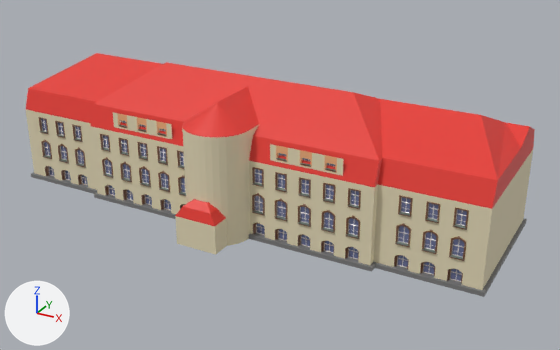
The Blender file Orientierung/Assets/Blenderdateien/A1 - Gutenbergbau/Gutenbergbau.blend, before and after one commit.
The view is the same before and after, from a camera (50 mm lens) standing at (51.6, -77.5, 48.7) and looking at (4.3, 8.4, 5.7). Every picture has the same lights, and +X, +Y and +Z are marked at lower left.

The first picture shows 'Fenster, 1.Stock', 'Fenster, 1.Stock, außen', 'Fenster, 2.Stock', 'Fenster, 2.Stock, außen', 'Fenster, 3.Stock', 'Fenster, keller', 'Fenster, keller, außen', 'Hauptgebäude', 'Unterkante'.
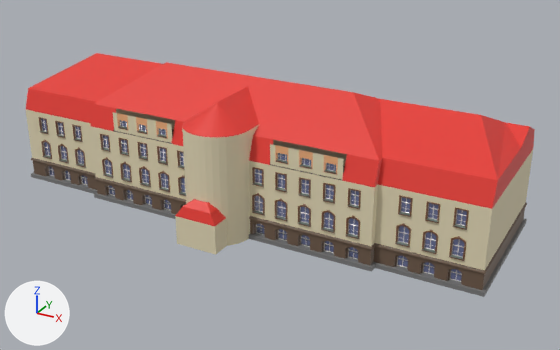
The change, as a diff of the scene's bpy script:
```diff
--- a/Orientierung/Assets/Blenderdateien/A1 - Gutenbergbau/Gutenbergbau.blend.py
+++ b/Orientierung/Assets/Blenderdateien/A1 - Gutenbergbau/Gutenbergbau.blend.py
@@ me_cube @@
 # used by ob_hauptgebäude; location = (0.0, 0.0, 0.0); rotation_euler = (0.0, 0.0, 3.142), in degrees (0, 0, 180)
 # verts and faces of me_cube; kept vertices keep their numbers, new ones are numbered from 322
-me_cube.from_pydata(...)  # 322 vertices, 294 faces, 2 loose edges; spans x -35.0..35.0, y -21.5..6.0, z 0.0..19.0
+me_cube.from_pydata(...)  # 318 vertices, 288 faces, 2 loose edges; spans x -35.0..35.0, y -21.5..6.0, z 0.0..19.0
+# me_cube part 1
+delete_vertices([130, 131])  # with the faces that use them
+# me_cube part 2
+delete_vertices([126, 133])  # with the faces that use them
+# me_cube part 3: 35 faces spanning x -35.0..35.0, y -21.5..0.0, z 0.0..3.0 switch from mat_wandweiß (beige #e7dcba) to mat_kellerstein (brown #6f5a4a)
 me_cube.materials.append(mat_unassigned)
@@ me_kellerfenster @@
 me_kellerfenster.from_pydata(...)  # 240 vertices, 179 faces; spans x -7.46..-4.15, y -0.64..0.0, z 8.5..11.0
 # used by ob_fenster__keller; location = (0.0, 0.0, -8.0); rotation_euler = (0.0, 0.0, 3.142), in degrees (0, 0, 180)
+# me_kellerfenster part 4: all 77 faces that had it switch from mat_fensterumrandung (brown #7c5434) to mat_kellerstein (brown #6f5a4a)
+# me_kellerfenster part 5: all 12 faces that had it switch from mat_wandweiß (beige #e7dcba) to mat_kellerstein (brown #6f5a4a)
 me_kellerfenster.materials.append(mat_fensterglas)
@@ cu_unterkante_001 @@
+cu_unterkante_001 = bpy.data.curves.new('Unterkante.001', 'CURVE')
+cu_unterkante_001.dimensions = '3D'
+_sp = cu_unterkante_001.splines.new('POLY'); _sp.points.add(7)
+_sp.points.foreach_set('co', [-21.5, 0.0, 0.0, 0.0, -21.5, -0.997, 0.0, 0.0, -35.0, -0.997, 0.0, 0.0, -35.0, -21.5, 0.0, 0.0, 35.0, -21.5, 0.0, 0.0, 35.0, -0.975, 0.0, 0.0, 21.5, -0.975, 0.0, 0.0, 21.5, 0.0, 0.0, 0.0])
+_sp.order_v = 0
+_sp.resolution_u = 1
+_sp.resolution_v = 0
+_sp.use_cyclic_u = True
+_sp.use_smooth = False
+cu_unterkante_001.materials.append(mat_kellerstein)  # brown #6f5a4a
+cu_unterkante_001.use_path_clamp = True
+cu_unterkante_001.bevel_mode = 'OBJECT'
+cu_unterkante_001.resolution_u = 1
+cu_unterkante_001.fill_mode = 'FULL'
+cu_unterkante_001.bevel_object = ob_profiloberkante
@@ cu_beziercircle @@
+cu_beziercircle = bpy.data.curves.new('BezierCircle', 'CURVE')
+cu_beziercircle.dimensions = '3D'
+_sp = cu_beziercircle.splines.new('BEZIER'); _sp.bezier_points.add(7)
+_sp.bezier_points.foreach_set('co', [0.0, 0.24, 0.0138, 0.0715, 0.121, 0.0138, 0.18, 0.08, 0.0138, 0.243, -0.0126, 0.0138, 0.25, -0.12, 0.0138, 0.146, -0.107, 0.0138, 0.08, -0.2, 0.0138, 0.0, -0.22, 0.0138])
+_sp.bezier_points.foreach_set('handle_left', [0.0, 0.18, 0.0138, 0.0327, 0.139, 0.0138, 0.155, 0.0986, 0.0138, 0.229, 0.0249, 0.0138, 0.26, -0.09, 0.0138, 0.182, -0.1, 0.0138, 0.08, -0.14, 0.0138, 0.04, -0.2, 0.0138])
+_sp.bezier_points.foreach_set('handle_right', [0.0, 0.17, 0.0138, 0.11, 0.104, 0.0138, 0.207, 0.0599, 0.0138, 0.256, -0.0501, 0.0138, 0.225, -0.11, 0.0138, 0.11, -0.115, 0.0138, 0.04, -0.2, 0.0138, 0.0, -0.0826, 0.0138])
+for _p, _l, _r in zip(_sp.bezier_points, ['FREE', 'ALIGNED', 'ALIGNED', 'FREE', 'FREE', 'FREE', 'FREE', 'FREE'], ['FREE', 'ALIGNED', 'ALIGNED', 'FREE', 'FREE', 'FREE', 'FREE', 'FREE']): _p.handle_left_type = _l; _p.handle_right_type = _r
+_sp.order_u = 0
+_sp.order_v = 0
+_sp.resolution_u = 2
+_sp.use_cyclic_u = True
+cu_beziercircle.materials.append(mat_fensterumrandung)  # brown #7c5434
+cu_beziercircle.use_path = True
+cu_beziercircle.use_path_clamp = True
+cu_beziercircle.resolution_u = 2
+cu_beziercircle.fill_mode = 'FULL'
@@ ob_kurveoberkante @@
+ob_kurveoberkante = bpy.data.objects.new('KurveOberkante', cu_unterkante_001)
+ob_kurveoberkante.location = (0.0, 0.0, 2.96)
+ob_kurveoberkante.rotation_euler = (0.0, 0.0, 3.142)  # degrees (0, 0, 180)
@@ ob_profiloberkante @@
+ob_profiloberkante = bpy.data.objects.new('ProfilOberkante', cu_beziercircle)
+ob_profiloberkante.parent = ob_kurveoberkante
+ob_profiloberkante.location = (0.0, -10.0, 0.0)
```

Location of each change, (x1, y1, x2, y2) in pixels of the pictures (560 x 350 px):
'KurveOberkante', added (brown): after (31, 129, 527, 274)
part 1 of me_cube, deleted: before (270, 140, 347, 180)
part 2 of me_cube, deleted: before (113, 109, 175, 144)
part 3 of me_cube, recoloured (beige to brown): (33, 161, 525, 290) in both
part 4 of me_kellerfenster, recoloured: (45, 166, 463, 280) in both
part 5 of me_kellerfenster, recoloured (beige to brown): (41, 163, 469, 283) in both
